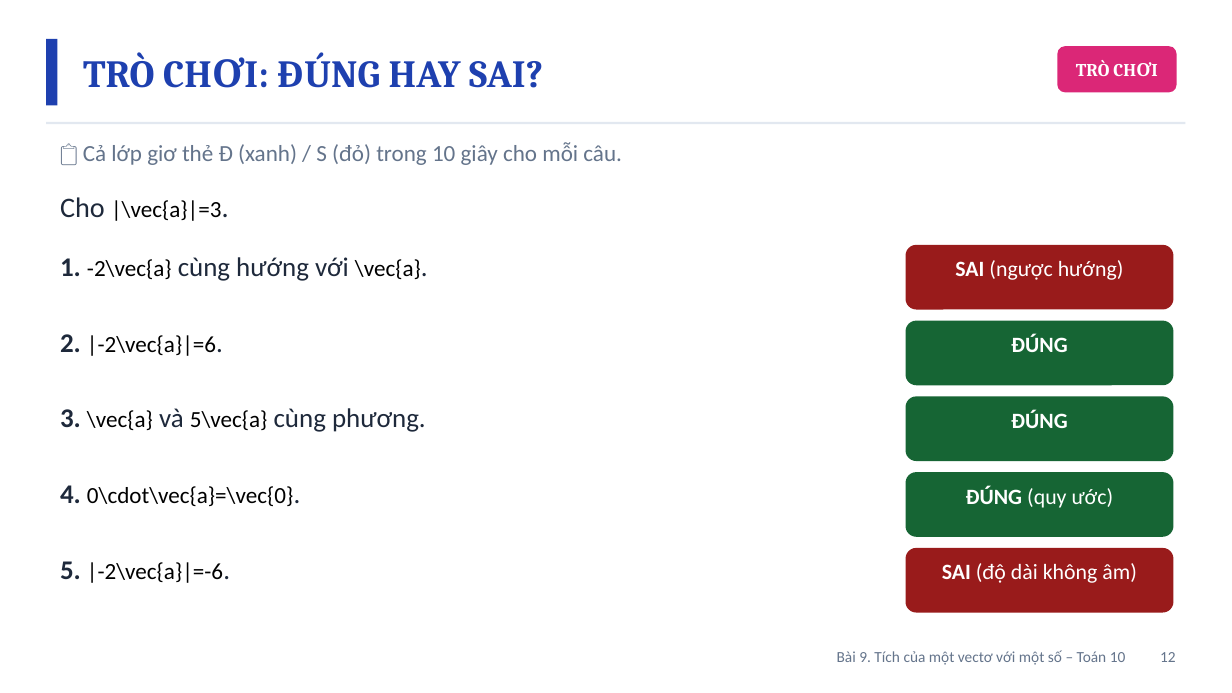
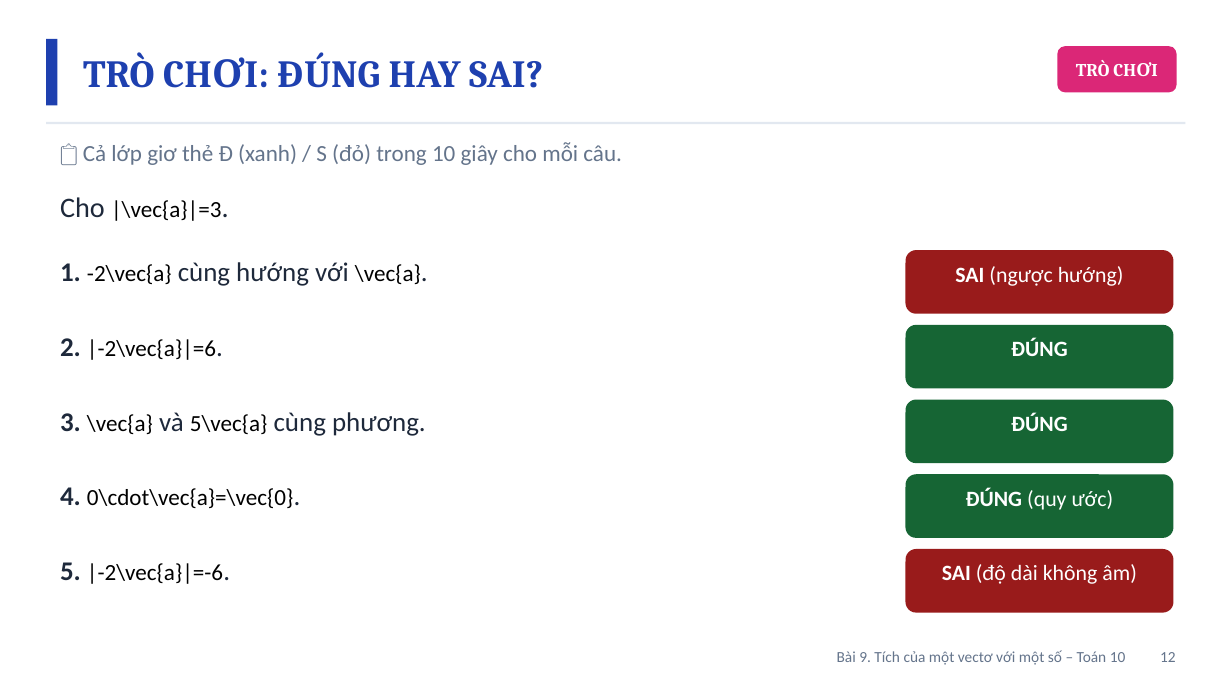
Before and after one commit to Trangtu66/Taode_thi_online, a slide deck: slide 12 of mon/toan/slide/lop10/BaiGiangDienTu_TOAN10_Bai9_TichVectoVoiMotSo_T30-31.pptx. Drawn at 1232x693 pixels with LibreOffice and Linux fonts; fonts in the diff are those of the drawing. Boxes give left, top, right and bottom in pixels: in the first picture for what was removed or moved away, otherwise in the second. Text is boxed around its words. In the diff, an @@ line names an element or a change of style, - is before the commit and + after.

```diff
--- a/mon/toan/slide/lop10/BaiGiangDienTu_TOAN10_Bai9_TichVectoVoiMotSo_T30-31.pptx
+++ b/mon/toan/slide/lop10/BaiGiangDienTu_TOAN10_Bai9_TichVectoVoiMotSo_T30-31.pptx
@@ 6 texts, 2 rounded rectangles: place and size @@
-6 texts, 2 rounded rectangles at box(60, 245, 1174, 432)
+6 texts, 2 rounded rectangles at box(60, 250, 1174, 436)
```
Also in this commit, not shown: 3 other slides changed, 7 other files.
